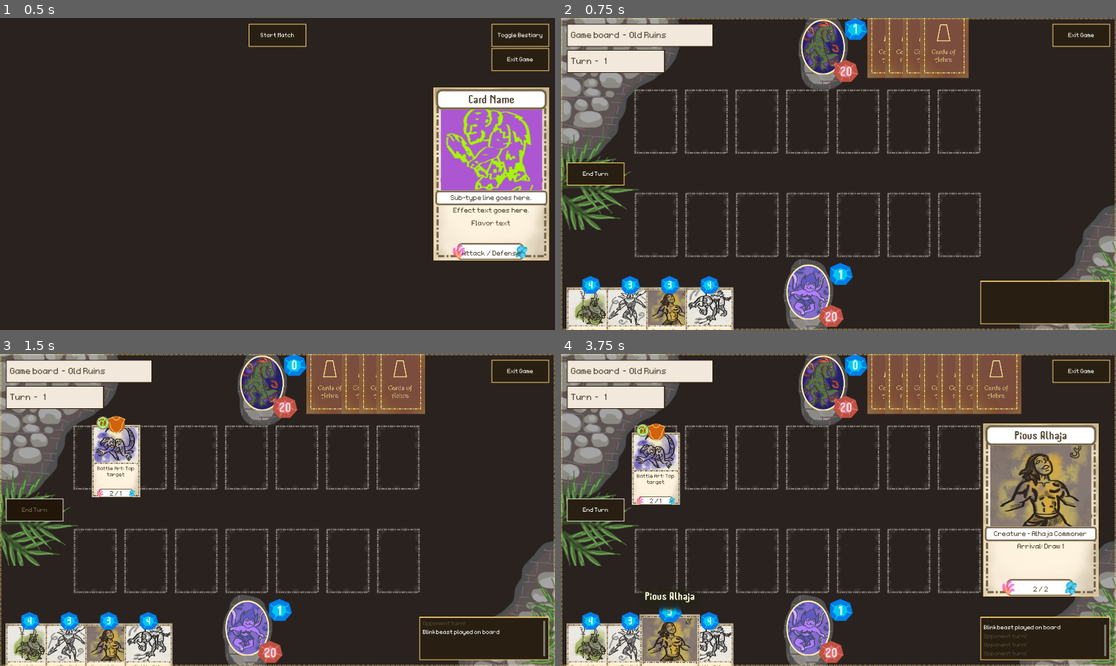
Above: before the commit, frames 1-4 (two rows, left to right).
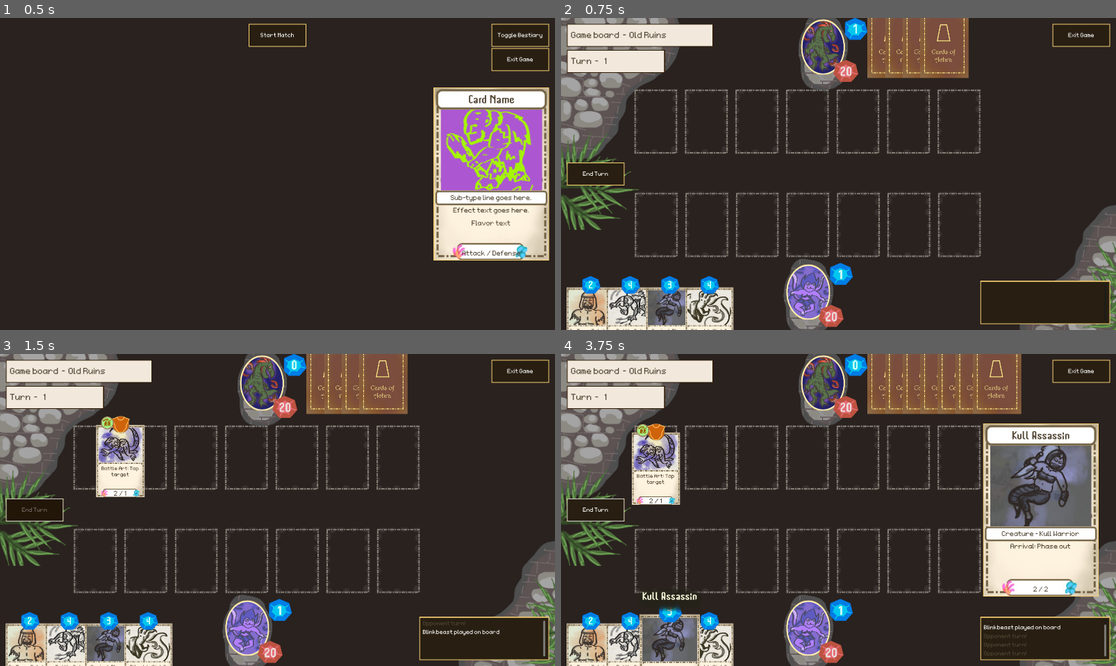
Above: after the commit, the same moments.

Repository: OttoElomaa/Godot-4-Ogre-Card-Game
Game: Godot game, scene res://GameScenes/MainMenu.tscn
Two runs of this game, one before a commit and one after it. Both use one fixed random seed, a clock stepped at 60 frames per second and the inputs below.
Inputs (mouse positions are in pixels of both pictures, inside the frame that each line leads up to):
- Up to frame 1 (0.5 s): no input
- Up to frame 2 (0.75 s): click (838, 36) at 0.5 s
- Up to frame 3 (1.5 s): click (33, 510) at 1.25 s
- Up to frame 4 (3.75 s): tap Enter at 2, 3.5 s; drag from (588, 659) to (827, 385) at 2.02 s; tap Space at 2.75 s; drag from (627, 659) to (827, 385) at 2.77 s; move the mouse to (672, 659) at 3.52 s; hold Up (ui_up) from 3.53 s (still down); tap Mouse wheel down (scrollDown) at 3.6 s; click (672, 659) at 3.67 s

Frame 1 is identical in both runs. In frame 2, 3.5% of the frame differs, in the area x 0-100%, y 0-100%; in frame 3, 5.9%; in frame 4, 8.9%.

Commit message:
Card: Restructured Resources node. Added glow to damage and health labels when they're up or down from baseline

Diff:
--- a/CardScriptsAndComponents/effectsNodeMain.gd
+++ b/CardScriptsAndComponents/effectsNodeMain.gd
@@ -117,7 +117,12 @@
 		if not node == payoffNode:
 			handlePayoff(target)
 
-		MyTools.updateBoardCardsVisuals()
+
+	#### UPDATE VISUALS AFTER ACTION
+	MyTools.updateBoardCardsVisuals()
+	#myCard.updateCardVisuals()
+	#if target:
+		#target.updateCardVisuals()
 
 	return success
 
--- a/Cards/card.gd
+++ b/Cards/card.gd
@@ -114,12 +114,12 @@
 	if cardType == CardTypes.CREATURE:
 		$Frontside/Background/Creature.show()
 		$Frontside/Background/Spell.hide()
-		$Frontside/StatsPanel/HBox/PowerLabel.text = "%d" % startingDamage
-		$Frontside/StatsPanel/HBox/HealthLabel.text = "%d" % startingHealth
+		$Frontside/Resources/Panel/HBox/PowerLabel.text = "%d" % startingDamage
+		$Frontside/Resources/Panel/HBox/HealthLabel.text = "%d" % startingHealth
 	else:
 		$Frontside/Background/Creature.hide()
 		$Frontside/Background/Spell.show()
-		$Frontside/StatsPanel.hide()
+		$Frontside/Resources.hide()
 		$Frontside/ActionState.hide()
 
 	#### SETUP FOR ALL ACTION SCRIPTS
@@ -523,8 +523,28 @@
 
 
 func updateCardLabels():
-	$Frontside/StatsPanel/HBox/HealthLabel.text = "%d" % tempHealth
-	$Frontside/StatsPanel/HBox/PowerLabel.text = "%d" % tempDamage
+
+	#### LABELS
+	$Frontside/Resources/Panel/HBox/HealthLabel.text = "%d" % tempHealth
+	$Frontside/Resources/Panel/HBox/PowerLabel.text = "%d" % tempDamage
+
+	#### GLOW
+	var glow := $Frontside/Resources/Glow
+	glow.get_node("PowerGlowUp").hide()
+	glow.get_node("PowerGlowDown").hide()
+	glow.get_node("HealthGlowUp").hide()
+	glow.get_node("HealthGlowDown").hide()
+
+	if tempDamage > startingDamage:
+		glow.get_node("PowerGlowUp").show()
+	elif tempDamage < startingDamage:
+		glow.get_node("PowerGlowDown").show()
+
+	if tempHealth > startingHealth:
+		glow.get_node("HealthGlowUp").show()
+	elif tempHealth < startingHealth:
+		glow.get_node("HealthGlowDown").show()
+
 
 
 
--- a/Cards/card.tscn
+++ b/Cards/card.tscn
@@ -20,6 +20,8 @@
 [ext_resource type="LabelSettings" uid="uid://ckmjo8jpsxoud" path="res://Fonts/LabelSet-Header-OffWhiteYellow50.tres" id="9_l781d"]
 [ext_resource type="LabelSettings" uid="uid://qjlnlywf0ted" path="res://Fonts/LabelSetSmallBrownCardText.tres" id="13_j3lys"]
 [ext_resource type="Texture2D" uid="uid://3s7fsmtkjp8v" path="res://Art/CardComponents/card-action-state-indicator-texture-active-V3.png" id="16_8geja"]
+[ext_resource type="Texture2D" uid="uid://cuy7g1fhndhpp" path="res://Art/CardComponents/resources-shading-down.png" id="19_07jhh"]
+[ext_resource type="Texture2D" uid="uid://cl6kjdnh2pqjl" path="res://Art/CardComponents/resources-shading-up.png" id="20_8geja"]
 
 [sub_resource type="RectangleShape2D" id="RectangleShape2D_kd3xj"]
 size = Vector2(220, 330)
@@ -384,37 +386,61 @@
 horizontal_alignment = 1
 autowrap_mode = 2
 
-[node name="StatsPanel" type="PanelContainer" parent="Frontside"]
+[node name="Resources" type="Node2D" parent="Frontside"]
+position = Vector2(0, 128)
+
+[node name="Glow" type="Node2D" parent="Frontside/Resources"]
+
+[node name="PowerGlowDown" type="Sprite2D" parent="Frontside/Resources/Glow"]
+visible = false
+texture = ExtResource("19_07jhh")
+offset = Vector2(-30, 18)
+
+[node name="PowerGlowUp" type="Sprite2D" parent="Frontside/Resources/Glow"]
+texture = ExtResource("20_8geja")
+offset = Vector2(-30, 18)
+
+[node name="HealthGlowDown" type="Sprite2D" parent="Frontside/Resources/Glow"]
+texture = ExtResource("19_07jhh")
+offset = Vector2(30, 18)
+
+[node name="HealthGlowUp" type="Sprite2D" parent="Frontside/Resources/Glow"]
+visible = false
+texture = ExtResource("20_8geja")
+offset = Vector2(30, 18)
+
+[node name="Panel" type="PanelContainer" parent="Frontside/Resources"]
 anchors_preset = 8
 anchor_left = 0.5
 anchor_top = 0.5
 anchor_right = 0.5
 anchor_bottom = 0.5
 offset_left = -50.0
-offset_top = 128.0
 offset_right = 50.0
-offset_bottom = 168.0
+offset_bottom = 40.0
 grow_horizontal = 2
 grow_vertical = 2
 size_flags_horizontal = 4
 theme_override_styles/panel = ExtResource("4_w0fdq")
 
-[node name="HBox" type="HBoxContainer" parent="Frontside/StatsPanel"]
+[node name="HBox" type="HBoxContainer" parent="Frontside/Resources/Panel"]
 layout_mode = 2
-theme_override_constants/separation = 5
+theme_override_constants/separation = 7
 alignment = 1
 
-[node name="PowerLabel" type="Label" parent="Frontside/StatsPanel/HBox"]
+[node name="PowerLabel" type="Label" parent="Frontside/Resources/Panel/HBox"]
 layout_mode = 2
 text = "22"
 label_settings = ExtResource("4_7bc8n")
-
-[node name="DashLabel" type="Label" parent="Frontside/StatsPanel/HBox"]
+horizontal_alignment = 2
+
+[node name="DashLabel" type="Label" parent="Frontside/Resources/Panel/HBox"]
 layout_mode = 2
 text = "/"
 label_settings = ExtResource("4_7bc8n")
-
-[node name="HealthLabel" type="Label" parent="Frontside/StatsPanel/HBox"]
+horizontal_alignment = 1
+
+[node name="HealthLabel" type="Label" parent="Frontside/Resources/Panel/HBox"]
 layout_mode = 2
 text = "33"
 label_settings = ExtResource("4_7bc8n")
--- a/GameScenes/GameBoard.tscn
+++ b/GameScenes/GameBoard.tscn
@@ -354,6 +354,7 @@
 [node name="CanvasLayer" type="CanvasLayer" parent="."]
 
 [node name="NinePatchRect" type="NinePatchRect" parent="CanvasLayer"]
+visible = false
 anchors_preset = 15
 anchor_right = 1.0
 anchor_bottom = 1.0
--- a/GameScenes/card_loader.gd
+++ b/GameScenes/card_loader.gd
@@ -20,14 +20,14 @@
 		cards.append(createCard("res://Cards/Wilds/Cr-Pikeman.tscn"))
 	for i in range(5):
 		cards.append(createCard("res://Cards/Wilds/Cr-Ogre.tscn"))
-	for i in range(20):
+	for i in range(5):
 		cards.append(createCard("res://Cards/Wilds/Cr-RukRaider.tscn"))
 	for i in range(10):
 		cards.append(createCard("res://Cards/Wilds/Cr-MardokHound.tscn"))
 
-	for i in range(10):
+	for i in range(20):
 		cards.append(createCard("res://Cards/Wilds/Cr-SlaghRider.tscn"))
-	for i in range(5):
+	for i in range(15):
 		cards.append(createCard("res://Cards/Wilds/Ri-Blast.tscn"))
 
 	for i in range(10):
@@ -37,7 +37,7 @@
 	for i in range(10):
 		cards.append(createCard("res://Cards/Wilds/Cr-Alhaja-Pious.tscn"))
 
-	for i in range(10):
+	for i in range(20):
 		cards.append(createCard("res://Cards/Wilds/Cr-Stran-Herder.tscn"))
 	for i in range(5):
 		cards.append(createCard("res://Cards/Wilds/Cr-Tugar.tscn"))
@@ -47,7 +47,7 @@
 	for i in range(5):
 		cards.append(createCard("res://Cards/Wilds/Ri-Ashem1-medVohu.tscn"))
 
-	for i in range(10):
+	for i in range(20):
 		cards.append(createCard("res://Cards/Wilds/Cr-Janin-bargainer.tscn"))
 
 
Binary file added: Art/CardComponents/resources-shading-down.png
Not shown, added: Art/CardComponents/resources-shading-down.png.import
Binary file added: Art/CardComponents/resources-shading-up.png
Not shown, added: Art/CardComponents/resources-shading-up.png.import
Not shown: 1 places in Cards/card.tscn that only renumber resources
